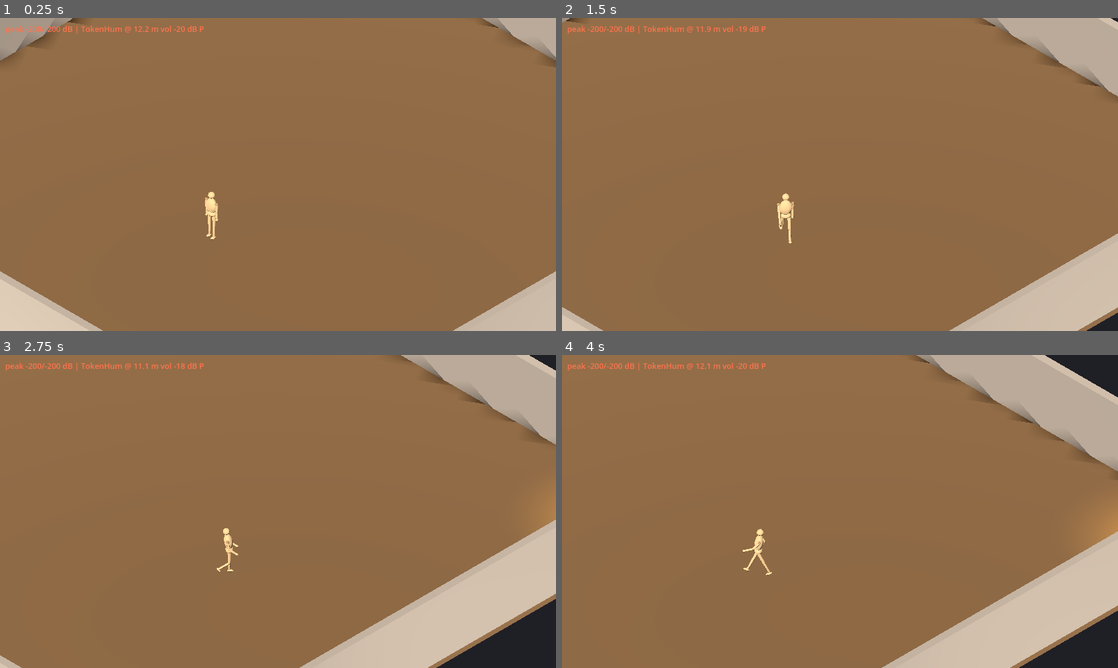
Above: before the commit, frames 1-4 (two rows, left to right).
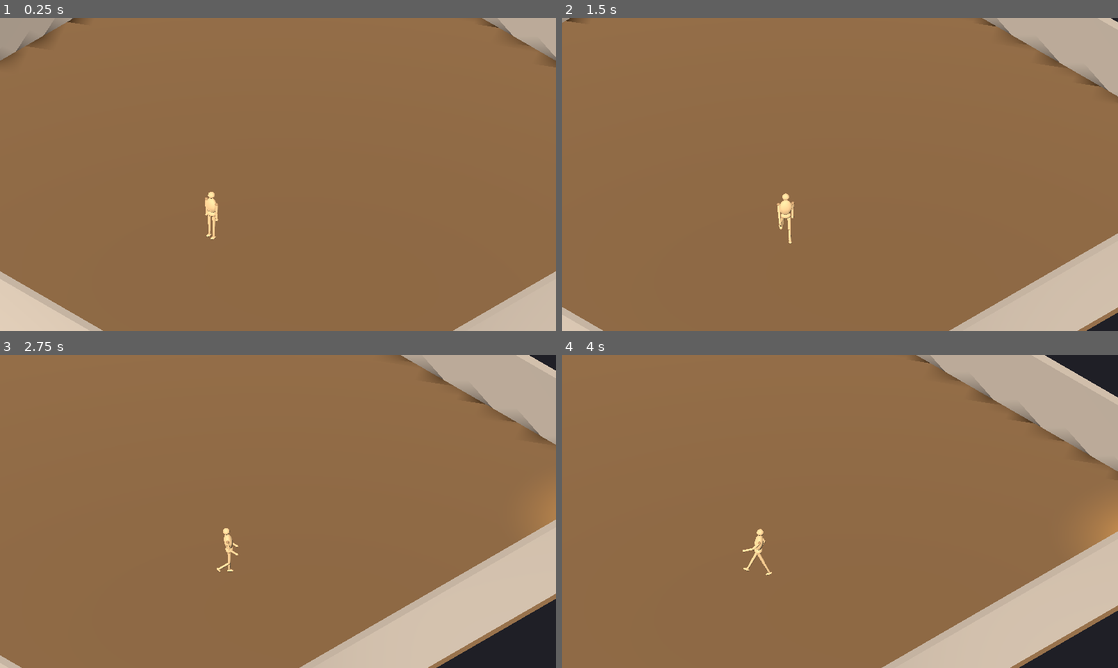
Above: after the commit, the same moments.

Repository: hieubqdsm/crime-in-clock-tower
Game: Godot game, scene res://scenes/main/Main.tscn
Same seed, same stepped clock (60 frames per second), same inputs: the game is played once before the commit and once after it.
Inputs:
- Up to frame 1 (0.25 s): no input
- Up to frame 2 (1.5 s): hold D (move_right) 0.53-1.28 s; hold Shift (fast_walk) 0.53-1.28 s; hold S (move_down) from 1.28 s (still down); tap Ctrl (sprint) at 1.35 s
- Up to frame 3 (2.75 s): release S (move_down) at 2.03 s; hold D (move_right) from 2.03 s (still down); hold Shift (fast_walk) from 2.03 s (still down)
- Up to frame 4 (4 s): release D (move_right) at 2.78 s; release Shift (fast_walk) at 2.78 s; hold W (move_up) 2.78-3.53 s; tap Ctrl (sprint) at 2.85 s; hold A (move_left) from 3.53 s (still down); hold Shift (fast_walk) from 3.53 s (still down)

The runs differ from the first frame. In frame 1, 0.3% of the frame differs, in the area x 1-37%, y 2-6%; in frame 2, 0.3%; in frame 3, 0.3%; in frame 4, 0.3%.

Commit message:
F-002 playtest pass ('nghe được rồi') — volume tuned -6dB, debug HUD removed

Diff:
--- a/scenes/main/Main.tscn
+++ b/scenes/main/Main.tscn
@@ -1,11 +1,10 @@
-[gd_scene load_steps=7 format=3]
+[gd_scene load_steps=6 format=3]
 
 [ext_resource type="PackedScene" path="res://scenes/room/Room.tscn" id="1_room"]
 [ext_resource type="PackedScene" path="res://scenes/player/Player.tscn" id="2_player"]
 [ext_resource type="Script" path="res://scenes/main/camera_follow.gd" id="3_camfollow"]
 [ext_resource type="PackedScene" path="res://scenes/token/SoundToken.tscn" id="4_token"]
 [ext_resource type="AudioStreamWAV" path="res://assets/audio/mashup.wav" id="5_mashup"]
-[ext_resource type="Script" path="res://scenes/main/debug_audio_hud.gd" id="6_hud"]
 
 [sub_resource type="Environment" id="world_env"]
 background_mode = 1
@@ -55,6 +54,3 @@
 
 [node name="WorldEnvironment" type="WorldEnvironment" parent="."]
 environment = SubResource("world_env")
-
-[node name="DebugAudioHud" type="CanvasLayer" parent="."]
-script = ExtResource("6_hud")
--- a/scenes/main/debug_audio_hud.gd
+++ /dev/null
@@ -1,53 +0,0 @@
-extends CanvasLayer
-
-## F-002 DIAGNOSTIC (remove before shipping F-002): on-screen audio state +
-## a background log line every 2 s (visible in the Godot console on desktop
-## and the browser console on web). Every automated "PASS" so far asserted
-## wiring, not audible output — this log is the ground truth the tester and
-## the agent read together: per-token volume we SET, playing flag, and the
-## Master bus peak meters.
-
-var _label: Label
-var _log_timer := 0.0
-
-
-func _ready() -> void:
-	_label = Label.new()
-	_label.position = Vector2(12, 12)
-	_label.add_theme_font_size_override("font_size", 18)
-	_label.add_theme_color_override("font_color", Color(1, 0.45, 0.3))
-	add_child(_label)
-
-
-func _process(delta: float) -> void:
-	var tokens := get_tree().get_nodes_in_group("sound_tokens")
-	var listener := get_viewport().get_audio_listener_3d()
-	var pos: Vector3 = listener.global_position if listener != null else Vector3.INF
-	var l := AudioServer.get_bus_peak_volume_left_db(0, 0)
-	var r := AudioServer.get_bus_peak_volume_right_db(0, 0)
-
-	var nearest_d := 999.0
-	var nearest_name := "-"
-	var nearest_vdb := -999.0
-	var nearest_playing := false
-	var summary := ""
-	for t in tokens:
-		var token := t as Node3D
-		var d: float = pos.distance_to(token.global_position) if listener != null else 999.0
-		var script := token as Object
-		var vdb: float = script.call("volume_db") if script.has_method("volume_db") else -999.0
-		var playing: bool = script.call("is_playing") if script.has_method("is_playing") else false
-		summary += "%s d=%.1f v=%+.0f %s | " % [token.name, d, vdb, "P" if playing else "-"]
-		if d < nearest_d:
-			nearest_d = d
-			nearest_name = String(token.name)
-			nearest_vdb = vdb
-			nearest_playing = playing
-
-	_label.text = "peak %0.0f/%0.0f dB | %s @ %.1f m vol %+.0f dB %s" % [
-		l, r, nearest_name, nearest_d, nearest_vdb, "P" if nearest_playing else "-"]
-
-	_log_timer += delta
-	if _log_timer >= 2.0:
-		_log_timer = 0.0
-		print("[audio] peak %0.0f/%0.0f | %s" % [l, r, summary])
--- a/scenes/token/sound_token.gd
+++ b/scenes/token/sound_token.gd
@@ -17,7 +17,7 @@
 @export var glow_color := Color(1.0, 0.8, 0.4)
 
 const FULL_RADIUS := 3.5
-const BASE_DB := 2.0
+const BASE_DB := -6.0     # tuned in playtest: +2 was too loud up close
 const FLOOR_DB := -30.0   # faint but present when far — never silent
 
 @onready var _glow: OmniLight3D = $Glow
--- a/tests/test_tokens.gd
+++ b/tests/test_tokens.gd
@@ -72,9 +72,9 @@
 		await get_tree().physics_frame
 	var far_vdb := near_audio.volume_db
 
-	_check(near_vdb > 0.0, "volume at the token is full (%+.1f dB)" % near_vdb)
+	_check(near_vdb > -8.0, "volume at the token is full (%+.1f dB)" % near_vdb)
 	_check(far_vdb <= -18.0, "volume mid-room drops well below full (%+.1f dB)" % far_vdb)
-	_check(near_vdb - far_vdb > 20.0,
+	_check(near_vdb - far_vdb > 12.0,
 		"distance gradient is audible (%.1f dB swing)" % (near_vdb - far_vdb))
 
 	# The 3D audio listener must ride the PLAYER, not the camera: the iso
Not shown, removed: scenes/main/debug_audio_hud.gd.uid
Not shown, changed: docs/PLAYTEST_QUEUE.md
Not shown, changed: docs/ROADMAP.md
Not shown, changed: docs/SESSION.md
Not shown, changed: docs/features/F-002.md
